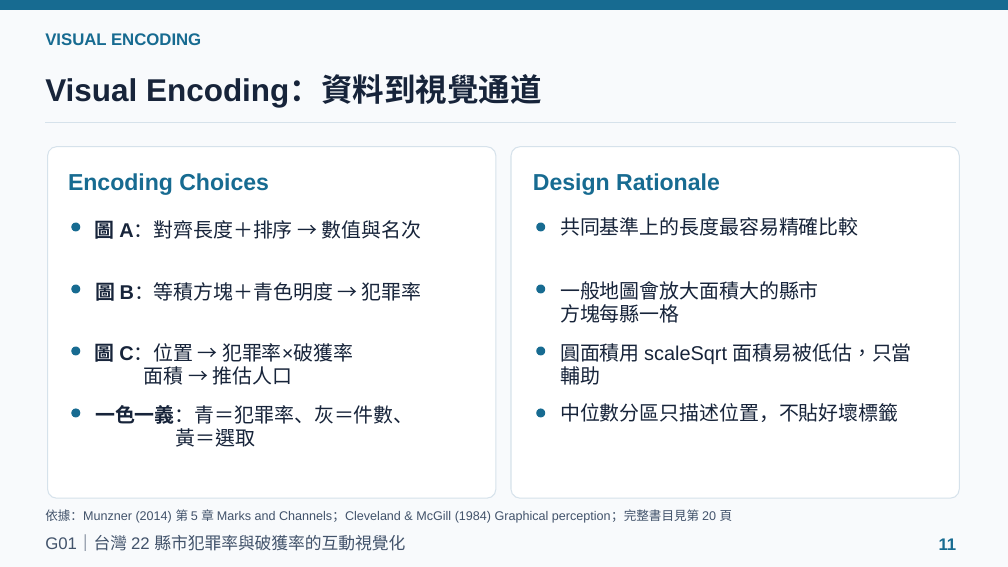
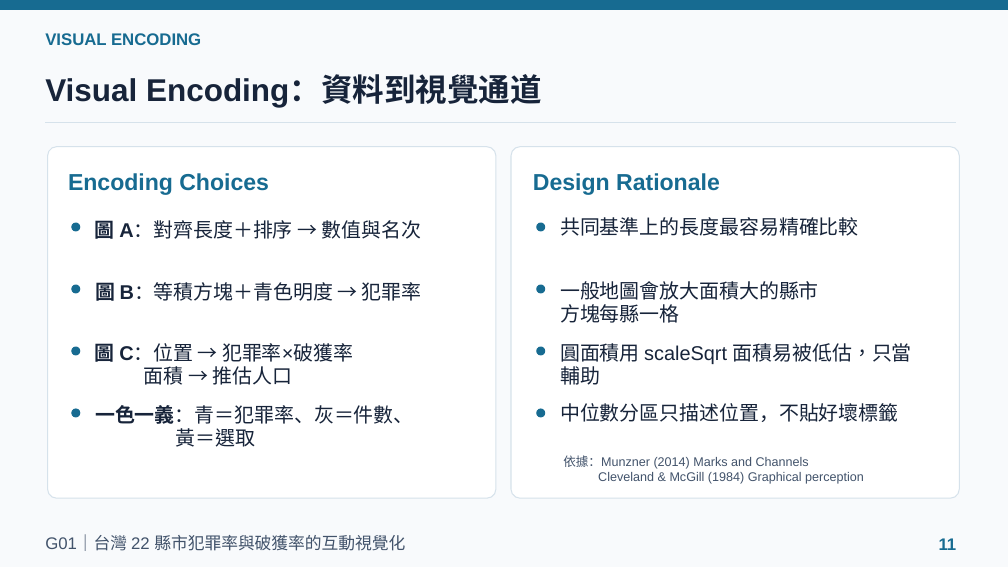
Before and after one commit to powerkaifu/taiwan-crime-rate-vis, a slide deck: slide 11 of docs/VIS_Final_Proposal_G01.pptx. Drawn at 1008x567 pixels with LibreOffice and Linux fonts; fonts in the diff are those of the drawing. Boxes give left, top, right and bottom in pixels: in the first picture for what was removed or moved away, otherwise in the second. Text is boxed around its words. In the diff, an @@ line names an element or a change of style, - is before the commit and + after.

```diff
--- a/docs/VIS_Final_Proposal_G01.pptx
+++ b/docs/VIS_Final_Proposal_G01.pptx
@@ text at box(563, 455, 864, 484): text changed @@
-依據：Munzner (2014) 第 5 章 Marks and Channels；Cleveland & McGill (1984) Graphical perception；完整書目見第 20 頁
+依據：Munzner (2014) Marks and Channels
+Cleveland & McGill (1984) Graphical perception
```
Also in this commit, not shown: 8 other slides changed, 1 other file.
